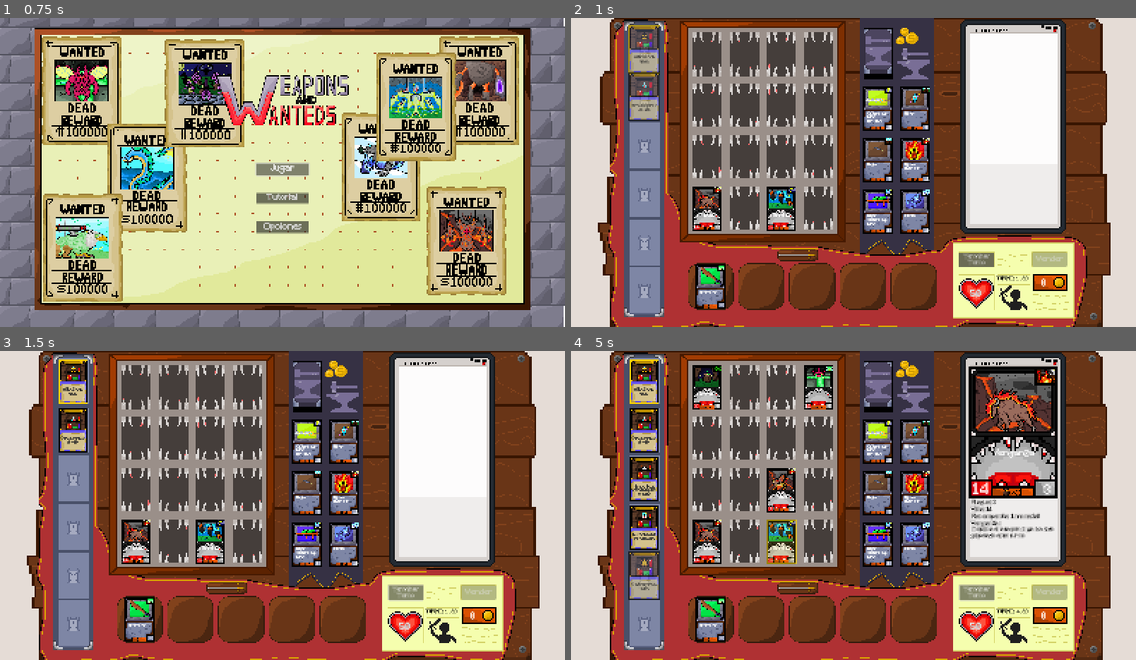
Above: before the commit, frames 1-4 (two rows, left to right).
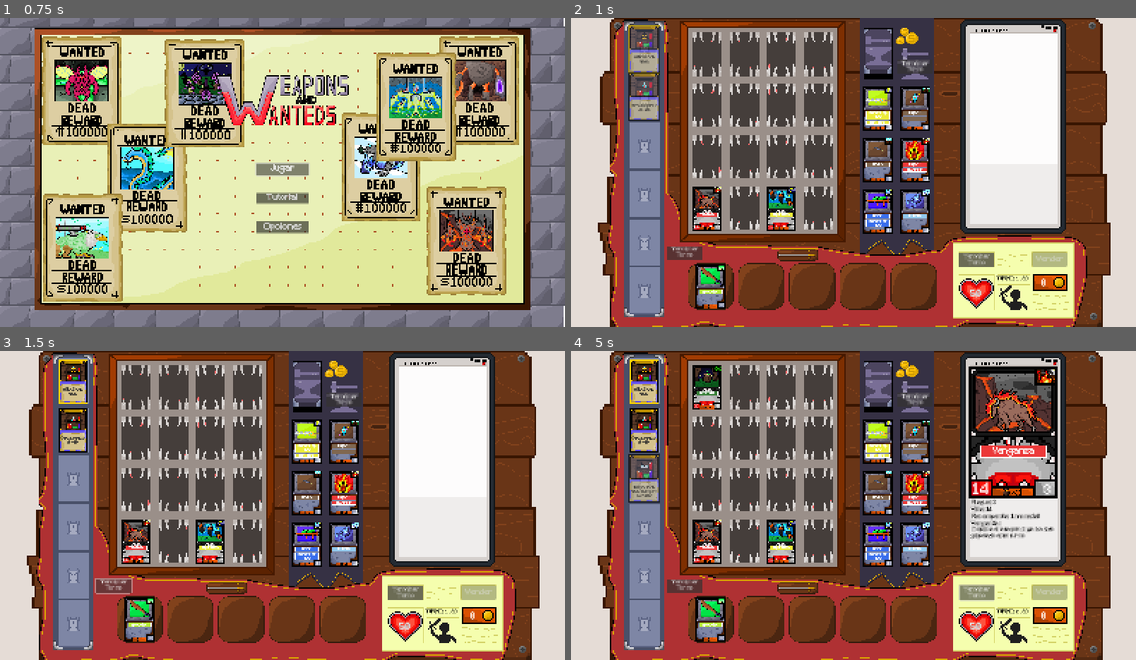
Above: after the commit, the same moments.

Repository: Lucas-Sanguinetti/jefe-desarrollo
Game: Godot game, scene res://Entidades/main.tscn
Same seed, same stepped clock (60 frames per second), same inputs: the game is played once before the commit and once after it.
Inputs (mouse positions are in pixels of both pictures, inside the frame that each line leads up to):
- Up to frame 1 (0.75 s): click "Jugar" at 0.5 s
- Up to frame 2 (1 s): no input
- Up to frame 3 (1.5 s): click "Terminar Turno" at 1.25 s
- Up to frame 4 (5 s): click "Terminar Turno" at 2 s; move the mouse to (780, 542) at 2.77 s; click (780, 542) at 2.92 s; move the mouse to (706, 542) at 3.52 s; click (706, 542) at 3.67 s; click "Terminar Turno" at 4.25 s

Frame 1 is identical in both runs. In frame 2, 1.3% of the frame differs, in the area x 17-64%, y 13-90%; in frame 3, 1.7%; in frame 4, 6.2%, in the area x 10-85%, y 4-90%.

Commit message:
Traits y habilidades coloreadas, iniciando botones

Diff:
--- a/Entidades/Armas/Arma.tscn
+++ b/Entidades/Armas/Arma.tscn
@@ -7,10 +7,6 @@
 
 [sub_resource type="RectangleShape2D" id="RectangleShape2D_xu3ok"]
 size = Vector2(42, 62)
-
-[sub_resource type="LabelSettings" id="LabelSettings_pacq5"]
-font = ExtResource("2_54r67")
-font_size = 8
 
 [sub_resource type="GDScript" id="GDScript_khqy0"]
 script/source = "extends AudioStreamPlayer
@@ -78,16 +74,13 @@
 vertical_alignment = 1
 autowrap_mode = 2
 
-[node name="WeaponTraits" type="Label" parent="."]
-texture_filter = 1
-offset_left = -33.0
-offset_top = 11.0
-offset_right = 27.0
-offset_bottom = 44.0
-theme_override_fonts/font = ExtResource("2_54r67")
-theme_override_font_sizes/font_size = 14
-label_settings = SubResource("LabelSettings_pacq5")
-autowrap_mode = 1
+[node name="VBoxContainer" type="VBoxContainer" parent="."]
+offset_left = -34.0
+offset_top = 8.0
+offset_right = 33.0
+offset_bottom = 37.0
+size_flags_horizontal = 4
+theme_override_constants/separation = 3
 
 [node name="DrawSword" type="AudioStreamPlayer" parent="."]
 bus = &"Effects"
--- a/Entidades/Armas/CartaArma.gd
+++ b/Entidades/Armas/CartaArma.gd
@@ -8,10 +8,11 @@
 
 # Referencias UI
 var ataque_label: Label
-var traits_label: Label
 var niveles_sprite: Sprite2D
 var element_sprite: TextureRect
 var backsprite_sprite: TextureRect
+var container: VBoxContainer
+@onready var small_font := preload("uid://jv50m8p7i6as")
 
 #Variables de la Escena
 var ataque:int
@@ -43,7 +44,7 @@
 func _initialize_references() -> void:
 	super._initialize_references()
 	ataque_label = get_node_or_null("Ataque")
-	traits_label = get_node_or_null("WeaponTraits")
+	container = get_node_or_null("VBoxContainer")
 	niveles_sprite = get_node_or_null("Niveles")
 	element_sprite = get_node_or_null("Element")
 	backsprite_sprite = get_node_or_null("BackSprite")
@@ -56,8 +57,8 @@
 		return
 	ataque = weapon_data.attack
 	element = weapon_data.element_type
-	if traits_label:
-		traits_label.text = _get_traits_text(weapon_data)
+	if container:
+		display_traits(weapon_data)
 	nivel = weapon_data.nivel
 	rasgos = weapon_data.traits
 	sword_hit_sound = weapon_data.swordHit
@@ -369,6 +370,98 @@
 		texto += " %s \n" % [weapon_data.ability.ability_name]
 	return texto
 
+func display_traits(weapon_data: WeaponCardData):
+	# Limpiar traits previos
+	for child in container.get_children():
+		child.queue_free()
+
+	# Añadir traits de arma
+	for rasgo in rasgos:
+		add_trait_to_container(rasgo.trait_name)
+
+	# Añadir habilidad
+	if weapon_data.ability:
+		add_trait_to_container(weapon_data.ability.ability_name)
+
+
+func add_trait_to_container(text: String):
+	if not container:
+		return
+
+	# Crear el panel contenedor
+	var panel := PanelContainer.new()  # Usar PanelContainer en lugar de Panel
+	panel.size_flags_horizontal = Control.SIZE_EXPAND_FILL
+	panel.size_flags_vertical = Control.SIZE_SHRINK_CENTER
+
+	# Crear el StyleBox para el fondo
+	var style := StyleBoxFlat.new()
+
+	# Opción B — usar un color más desaturado (recomendado):
+	var base_color = get_element_color()
+	style.bg_color = base_color.lerp(Color.GRAY, 0.30)
+
+	# Bordes rectos (sin radio)
+	style.set_corner_radius_all(0)
+
+	# Borde blanco muy fino
+	style.border_color = Color.WHITE
+	style.border_width_left = 1
+	style.border_width_right = 1
+	style.border_width_top = 1
+	style.border_width_bottom = 1
+
+	# Márgenes internos
+	style.content_margin_left = 4
+	style.content_margin_right = 4
+	style.content_margin_top = 2
+	style.content_margin_bottom = 2
+
+	panel.add_theme_stylebox_override("panel", style)
+
+	# Crear el label
+	var label := Label.new()
+	label.text = text
+	label.horizontal_alignment = HORIZONTAL_ALIGNMENT_CENTER
+	label.vertical_alignment = VERTICAL_ALIGNMENT_CENTER
+	label.autowrap_mode = TextServer.AUTOWRAP_ARBITRARY
+	label.size_flags_vertical = Control.SIZE_EXPAND
+	label.size_flags_horizontal = Control.SIZE_EXPAND_FILL
+	label.add_theme_font_override("font", small_font)
+	label.add_theme_font_size_override("font_size", 8)
+	label.add_theme_color_override("font_color", Color.WHITE)  # Texto blanco
+
+	# Agregar label al panel
+	panel.add_child(label)
+
+	# Agregar panel al container
+	container.add_child(panel)
+
+func get_element_color() -> Color:
+	match element:
+		WeaponCardData.ElementType.FIRE:
+			return Color(1.0, 0.0, 0.0) # Rojo
+		WeaponCardData.ElementType.ELECTRIC:
+			return Color(1.0, 1.0, 0.0) # Amarillo
+		WeaponCardData.ElementType.NATURE:
+			return Color(0.0, 0.4, 0.0) # Verde oscuro
+		WeaponCardData.ElementType.WIND:
+			return Color(0.6, 0.9, 0.6) # Verde claro / agua
+		WeaponCardData.ElementType.POISON:
+			return Color(0.7, 1.0, 0.0) # Verde lima
+		WeaponCardData.ElementType.DARK:
+			return Color(0.2, 0.0, 0.3) # Violeta oscuro
+		WeaponCardData.ElementType.TECH:
+			return Color(0.5, 0.5, 0.5) # Gris
+		WeaponCardData.ElementType.WATER:
+			return Color(0.0, 0.3, 1.0) # Azul
+		WeaponCardData.ElementType.ICE:
+			return Color(0.5, 0.8, 1.0) # Celeste
+		WeaponCardData.ElementType.EARTH:
+			return Color(0.4, 0.26, 0.13) # Marrón
+		_:
+			return Color(1, 1, 1) # Fallback
+
+
 func _execute_attack(target: CartaMonstruo, weapon_attack: int, monster_hp: int):
 	# Aplicar traits del arma
 	for rasgo in rasgos:
--- a/Entidades/Game.tscn
+++ b/Entidades/Game.tscn
@@ -240,6 +240,50 @@
 stream = ExtResource("10_xugfq")
 bus = &"Effects"
 
+[node name="RerollSpells" type="Button" parent="Botones"]
+texture_filter = 1
+anchors_preset = -1
+anchor_left = -0.081
+anchor_top = 0.44900003
+anchor_right = 0.143
+anchor_bottom = 0.59800005
+offset_left = 396.98
+offset_top = 249.16599
+offset_right = 141.05998
+offset_bottom = 160.13196
+theme_override_fonts/font = ExtResource("10_ohvqk")
+theme_override_font_sizes/font_size = 16
+theme_override_styles/normal = ExtResource("12_haohm")
+text = "Terminar
+Turno"
+script = ExtResource("10_eq8nk")
+
+[node name="press" type="AudioStreamPlayer" parent="Botones/RerollSpells"]
+stream = ExtResource("10_xugfq")
+bus = &"Effects"
+
+[node name="PasarTurno3" type="Button" parent="Botones"]
+texture_filter = 1
+anchors_preset = -1
+anchor_left = -0.081
+anchor_top = 0.44900003
+anchor_right = 0.143
+anchor_bottom = 0.59800005
+offset_left = 1040.98
+offset_top = -271.834
+offset_right = 785.06
+offset_bottom = -360.86804
+theme_override_fonts/font = ExtResource("10_ohvqk")
+theme_override_font_sizes/font_size = 16
+theme_override_styles/normal = ExtResource("12_haohm")
+text = "Terminar
+Turno"
+script = ExtResource("10_eq8nk")
+
+[node name="press" type="AudioStreamPlayer" parent="Botones/PasarTurno3"]
+stream = ExtResource("10_xugfq")
+bus = &"Effects"
+
 [node name="LifeHUD" parent="." instance=ExtResource("11_2jhs2")]
 position = Vector2(1134, 773)
 
--- a/Entidades/Monstruos/CartaMonstruo.gd
+++ b/Entidades/Monstruos/CartaMonstruo.gd
@@ -8,6 +8,8 @@
 var element_sprite: TextureRect
 var backsprite_sprite: TextureRect
 var death_preview: TextureRect
+var container: VBoxContainer
+@onready var small_font := preload("uid://jv50m8p7i6as")
 # Datos
 var element: MonsterCardData.ElementType
 var hp_actual:int
@@ -26,7 +28,7 @@
 	super._initialize_references()
 	vida_label = get_node_or_null("Vida")
 	ataque_label = get_node_or_null("Ataque")
-	traits_label = get_node_or_null("MonsterTraits")
+	container = get_node_or_null("VBoxContainer")
 	niveles_sprite = get_node_or_null("Niveles")
 	element_sprite = get_node_or_null("Element")
 	backsprite_sprite = get_node_or_null("BackSprite")
@@ -37,8 +39,8 @@
 		push_error("CartaMonstruo: Falta nodo 'Vida'")
 	if not ataque_label:
 		push_error("CartaMonstruo: Falta nodo 'Ataque'")
-	if not traits_label:
-		push_error("CartaMonstruo: Falta nodo 'MonsterTraits'")
+	if not container:
+		push_error("CartaMonstruo: Falta nodo 'VBoxContainer'")
 	if not niveles_sprite:
 		push_error("CartaArma: Falta nodo 'Niveles'")
 	if not death_preview:
@@ -57,8 +59,8 @@
 	nivel = monster_data.nivel
 	rasgos = monster_data.traits
 	death_sound = monster_data.death
-	if traits_label:
-		traits_label.text = _get_traits_text(monster_data)
+	if container:
+		display_traits()
 	if niveles_sprite:
 		niveles_sprite.set_nivel(nivel)
 	if ataque_label:
@@ -219,11 +221,92 @@
 
 	label.text = text
 
-func _get_traits_text(monster_data: MonsterCardData) -> String:
-	var texto: String = ""
-	for traits in monster_data.traits:
-		texto += " %s\n" % [traits.trait_name]
-	return texto
+func display_traits():
+	# Limpiar traits previos
+	for child in container.get_children():
+		child.queue_free()
+
+	# Añadir traits de arma
+	for rasgo in rasgos:
+		add_trait_to_container(rasgo.trait_name)
+
+
+func add_trait_to_container(text: String):
+	if not container:
+		return
+
+	# Crear el panel contenedor
+	var panel := PanelContainer.new()  # Usar PanelContainer en lugar de Panel
+	panel.size_flags_horizontal = Control.SIZE_EXPAND_FILL
+	panel.size_flags_vertical = Control.SIZE_SHRINK_CENTER
+
+	# Crear el StyleBox para el fondo
+	var style := StyleBoxFlat.new()
+
+	# Opción B — usar un color más desaturado (recomendado):
+	var base_color = get_element_color()
+	style.bg_color = base_color.lerp(Color.GRAY, 0.30)
+
+	# Bordes rectos (sin radio)
+	style.set_corner_radius_all(0)
+
+	# Borde blanco muy fino
+	style.border_color = Color.WHITE
+	style.border_width_left = 1
+	style.border_width_right = 1
+	style.border_width_top = 1
+	style.border_width_bottom = 1
+
+	# Márgenes internos
+	style.content_margin_left = 4
+	style.content_margin_right = 4
+	style.content_margin_top = 2
+	style.content_margin_bottom = 2
+
+	panel.add_theme_stylebox_override("panel", style)
+
+	# Crear el label
+	var label := Label.new()
+	label.text = text
+	label.horizontal_alignment = HORIZONTAL_ALIGNMENT_CENTER
+	label.vertical_alignment = VERTICAL_ALIGNMENT_CENTER
+	label.autowrap_mode = TextServer.AUTOWRAP_ARBITRARY
+	label.size_flags_vertical = Control.SIZE_EXPAND
+	label.size_flags_horizontal = Control.SIZE_EXPAND_FILL
+	label.add_theme_font_override("font", small_font)
+	label.add_theme_font_size_override("font_size", 8)
+	label.add_theme_color_override("font_color", Color.WHITE)  # Texto blanco
+
+	# Agregar label al panel
+	panel.add_child(label)
+
+	# Agregar panel al container
+	container.add_child(panel)
+
+func get_element_color() -> Color:
+	match element:
+		WeaponCardData.ElementType.FIRE:
+			return Color(1.0, 0.0, 0.0) # Rojo
+		WeaponCardData.ElementType.ELECTRIC:
+			return Color(1.0, 1.0, 0.0) # Amarillo
+		WeaponCardData.ElementType.NATURE:
+			return Color(0.0, 0.4, 0.0) # Verde oscuro
+		WeaponCardData.ElementType.WIND:
+			return Color(0.6, 0.9, 0.6) # Verde claro / agua
+		WeaponCardData.ElementType.POISON:
+			return Color(0.7, 1.0, 0.0) # Verde lima
+		WeaponCardData.ElementType.DARK:
+			return Color(0.2, 0.0, 0.3) # Violeta oscuro
+		WeaponCardData.ElementType.TECH:
+			return Color(0.5, 0.5, 0.5) # Gris
+		WeaponCardData.ElementType.WATER:
+			return Color(0.0, 0.3, 1.0) # Azul
+		WeaponCardData.ElementType.ICE:
+			return Color(0.5, 0.8, 1.0) # Celeste
+		WeaponCardData.ElementType.EARTH:
+			return Color(0.4, 0.26, 0.13) # Marrón
+		_:
+			return Color(1, 1, 1) # Fallback
 
 func get_display_resource() -> Resource:
 	var copy = data.duplicate()
--- a/Entidades/Monstruos/Monstruo.tscn
+++ b/Entidades/Monstruos/Monstruo.tscn
@@ -8,7 +8,7 @@
 [ext_resource type="Texture2D" uid="uid://4twwyjjbvfgl" path="res://Assets/cards/monster/calavera.png" id="6_81oo5"]
 
 [sub_resource type="RectangleShape2D" id="RectangleShape2D_xu3ok"]
-size = Vector2(42, 62)
+size = Vector2(41.5, 62)
 
 [sub_resource type="GDScript" id="GDScript_014nb"]
 script/source = "extends AudioStreamPlayer
@@ -52,6 +52,7 @@
 
 [node name="CollisionShape2D" type="CollisionShape2D" parent="Area"]
 texture_filter = 1
+position = Vector2(-0.5, 0)
 scale = Vector2(2, 2)
 shape = SubResource("RectangleShape2D_xu3ok")
 
@@ -81,23 +82,18 @@
 vertical_alignment = 1
 autowrap_mode = 2
 
-[node name="MonsterTraits" type="Label" parent="."]
-texture_filter = 1
-offset_left = -31.0
-offset_top = 16.0
-offset_right = 30.0
-offset_bottom = 46.0
-theme_override_colors/font_color = Color(1, 1, 1, 1)
-theme_override_colors/font_outline_color = Color(1, 0.03529412, 0.05490196, 1)
-theme_override_constants/outline_size = 0
-theme_override_fonts/font = ExtResource("2_4opp7")
-theme_override_font_sizes/font_size = 8
-horizontal_alignment = 1
-
 [node name="Death" type="AudioStreamPlayer" parent="."]
 stream = ExtResource("5_014nb")
 bus = &"Effects"
 script = SubResource("GDScript_014nb")
+
+[node name="VBoxContainer" type="VBoxContainer" parent="."]
+offset_left = -31.0
+offset_top = 12.0
+offset_right = 31.0
+offset_bottom = 41.0
+size_flags_horizontal = 4
+theme_override_constants/separation = 3
 
 [node name="DeathPreview" type="TextureRect" parent="."]
 visible = false
--- a/Entidades/Visuales/life_hud.gd
+++ b/Entidades/Visuales/life_hud.gd
@@ -28,6 +28,7 @@
 		shaking = false
 		position = original_position   # vuelve a su lugar
 
+@warning_ignore("unused_parameter")
 func _process(delta):
 	if shaking:
 		position = original_position + Vector2(
--- a/singleton/turn_manager.gd
+++ b/singleton/turn_manager.gd
@@ -4,7 +4,7 @@
 signal turn_started(turn_number: int)
 signal turn_ended(turn_number: int)
 signal game_end_for_turns()
-signal last_turn
+#signal last_turn
 
 # Restricciones activadas/desactivadas
 signal restriction_changed(restriction_name: String, active: bool)
Not shown: 1 places in Entidades/Armas/Arma.tscn that only renumber resources
